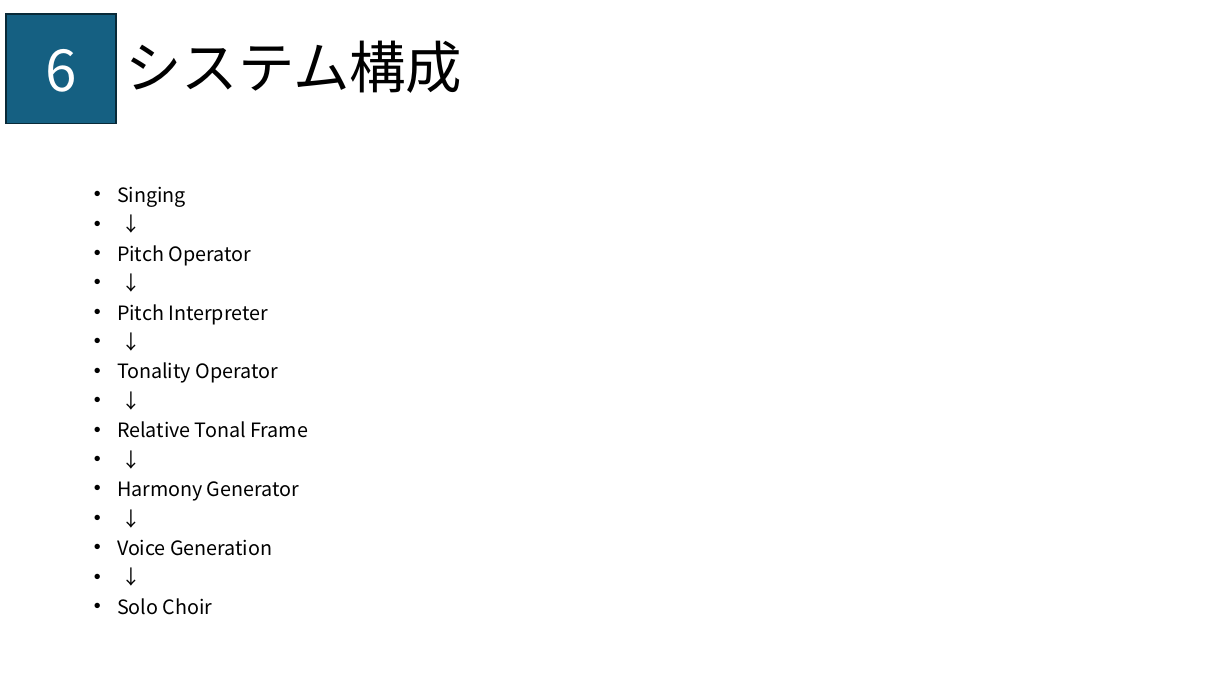
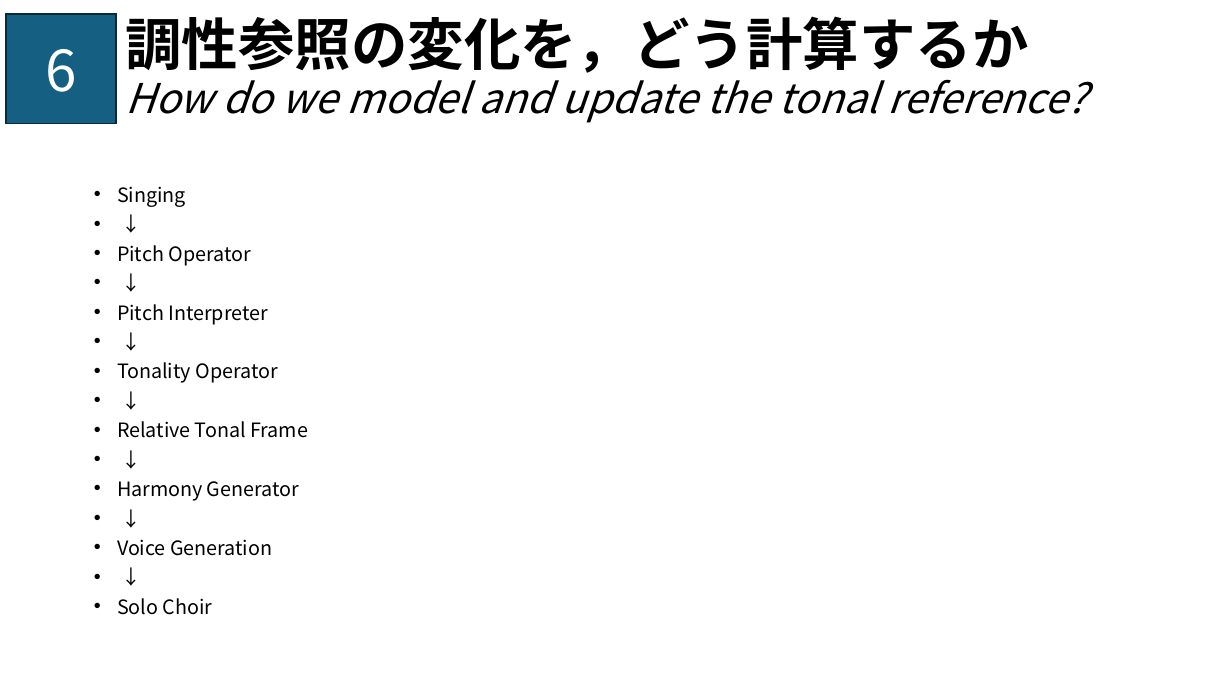
Before and after one commit to muse-studio/dynamic-tonal-perspective, a slide deck: slide 6 of mus147-DTP-hashida.pptx. Drawn at 1232x693 pixels with LibreOffice and Linux fonts; fonts in the diff are those of the drawing; background and template pictures are left out. Boxes give left, top, right and bottom in pixels: in the first picture for what was removed or moved away, otherwise in the second. Text is boxed around its words. In the diff, an @@ line names an element or a change of style, - is before the commit and + after.

```diff
--- a/mus147-DTP-hashida.pptx
+++ b/mus147-DTP-hashida.pptx
@@ title at (125,16,1087,123): text changed; size 44 to 32 pt; italic on @@
-システム構成
+調性参照の変化を，どう計算するか
+How do we model and update the tonal reference?
```
Also in this commit, not shown: 1 slide added, 1 slide removed.
